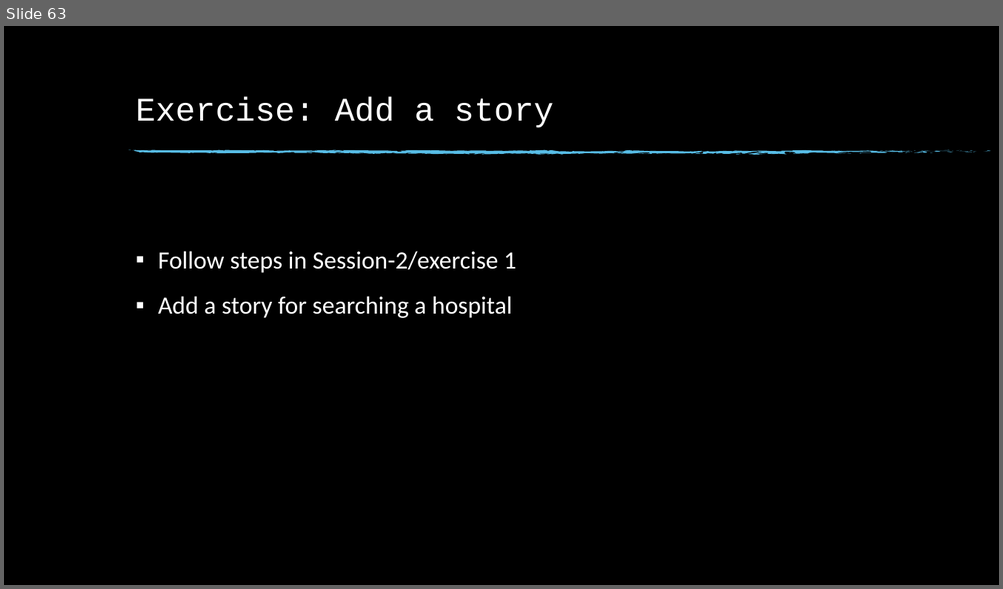
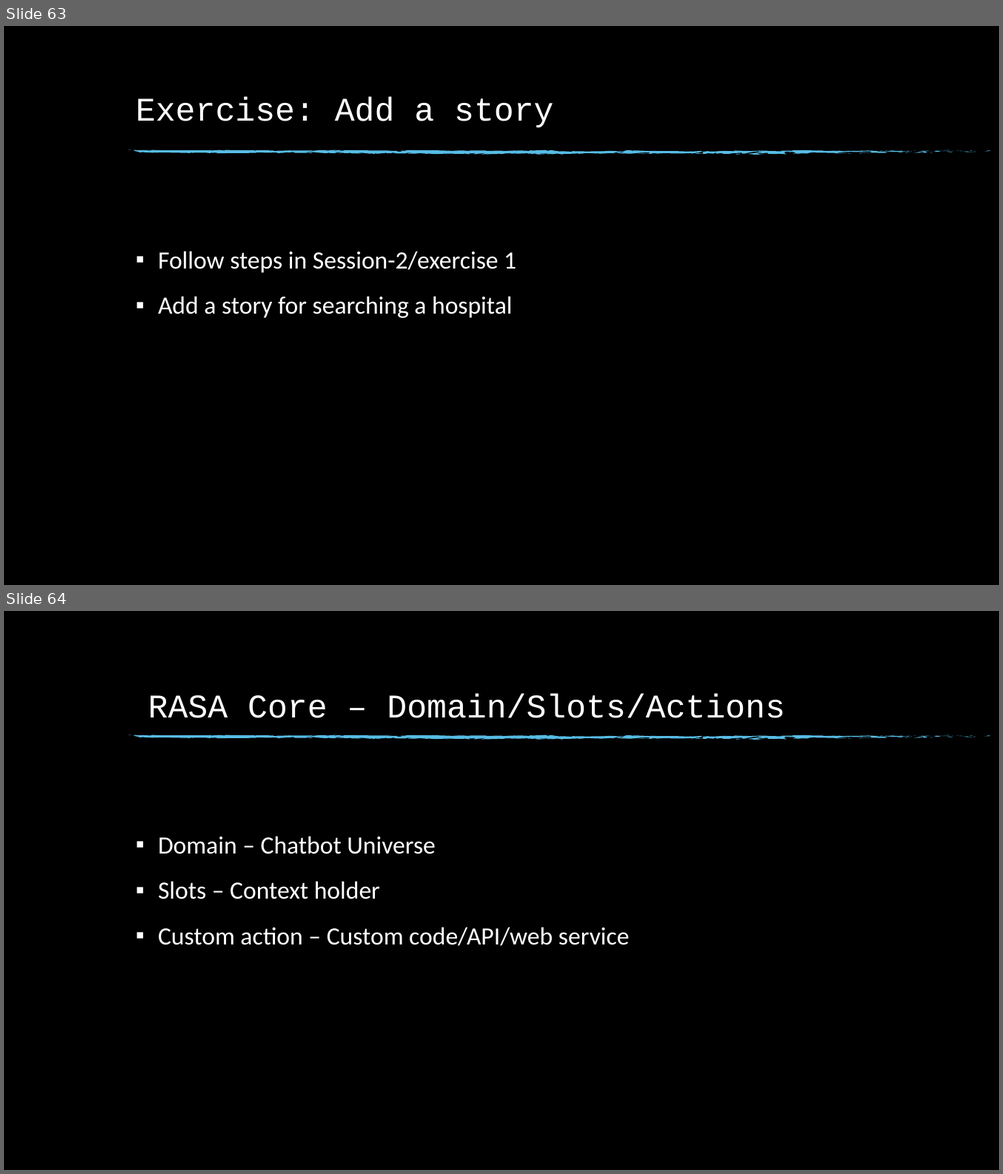
Before and after one commit to dinesh19aug/rasa-workshop, a slide deck: Natural Language Processing Workshop.pptx. Shown one above the other, each under a label of ours: slide 63 before the commit, slides 63 and 64 after it. The pictures are 1003x589 and 1003x1174 pixels, drawn with LibreOffice and Linux fonts; fonts in the diff are those of the drawing; background and template pictures are left out. Boxes give left, top, right and bottom in pixels: in the first picture for what was removed or moved away, otherwise in the second. Text is boxed around its words. In the diff, an @@ line names an element or a change of style, - is before the commit and + after.

```diff
--- a/Natural Language Processing Workshop.pptx
+++ b/Natural Language Processing Workshop.pptx
@@ slide 64 added at box(4, 611, 999, 1170), background picture (left out); not listed: 74 template elements that a slide beside it also shows @@
@@ text added at box(148, 695, 785, 718), 32 pt, text #FFFFFF @@
+RASA Core – Domain/Slots/Actions
@@ text added at box(158, 836, 629, 946), 24 pt, text #FFFFFF @@
+▪ Domain – Chatbot Universe
+▪ Slots – Context holder
+▪ Custom action – Custom code/API/web service
```
Also in this commit, not shown: 2 other slides added, 19 other files.
